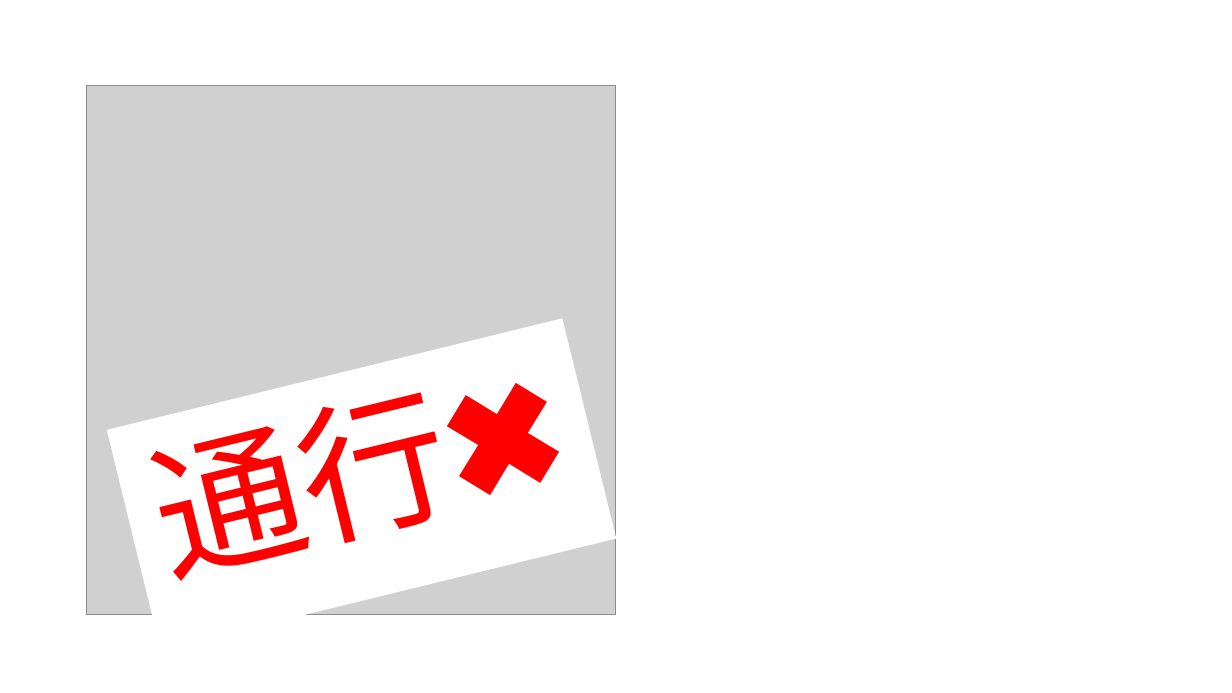
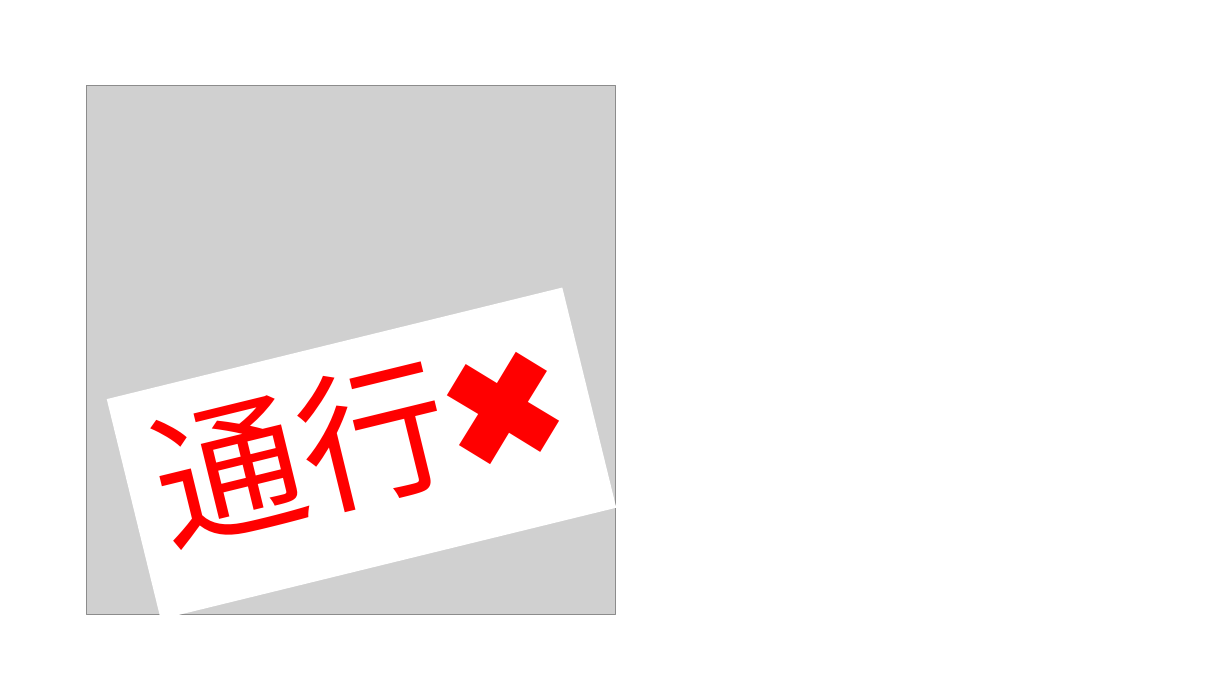
Before and after one commit to sato4app/MapGPS, a slide deck: slide 1 of icons/icon-closure.odp. Drawn at 1232x693 pixels with LibreOffice and Linux fonts; fonts in the diff are those of the drawing; grey boxes stand for pictures. Boxes give left, top, right and bottom in pixels: in the first picture for what was removed or moved away, otherwise in the second. Text is boxed around its words. In the diff, an @@ line names an element or a change of style, - is before the commit and + after.

```diff
--- a/icons/icon-closure.odp
+++ b/icons/icon-closure.odp
@@ rectangle "通行✖": place and size @@
-rectangle "通行✖" at (107, 318, 617, 651)
+rectangle "通行✖" at (107, 287, 617, 620)
```
Also in this commit, not shown: 1 other file.
